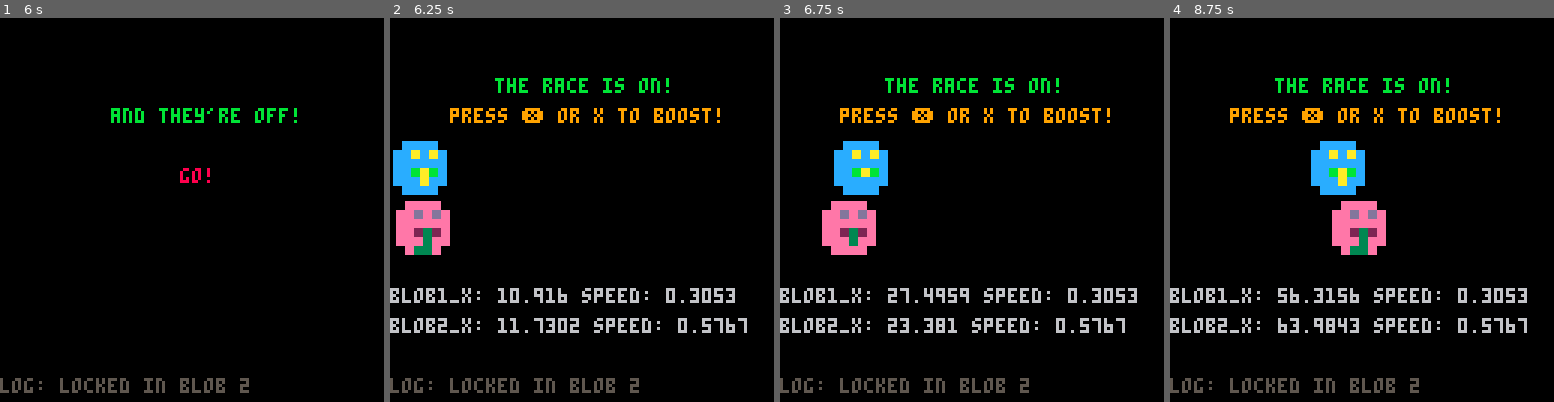
Above: before the commit, frames 1-4 (left to right).
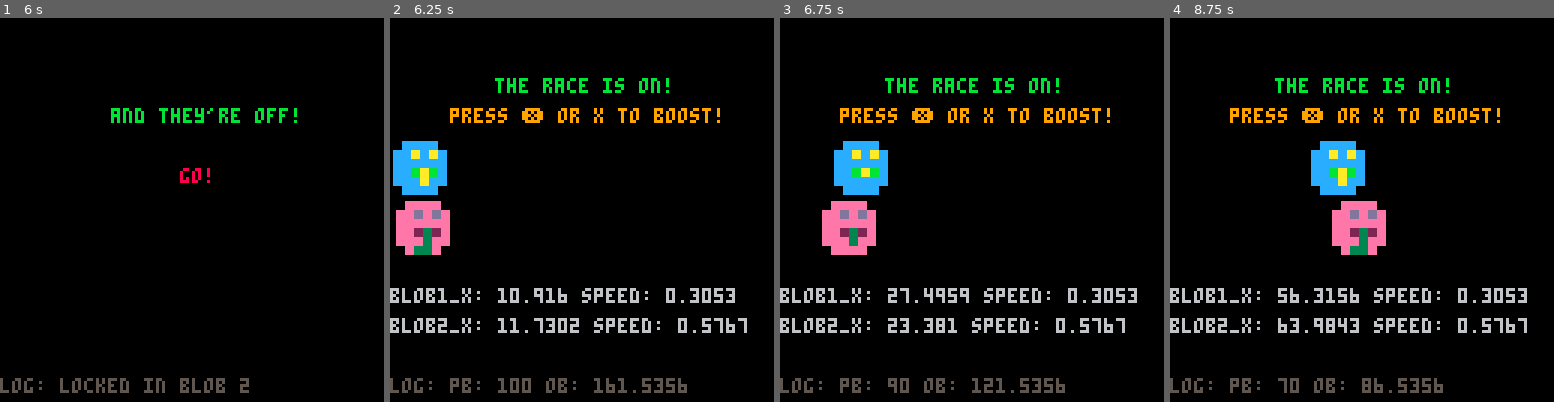
Above: after the commit, the same moments.

Repository: geopet/formula-blob
Game: PICO-8 cartridge blob_race.p8
The game is run twice, just before and just after one commit, with the same random seed, the same clock (stepped at 60 frames per second) and the same inputs.
Inputs:
- Up to frame 1 (6 s): tap X (X key) at 0.33, 1.07, 1.85, 2.97, 4.08, 5.2 s; tap O (Z key) at 0.7, 1.7, 2.1, 2.5, 2.9, 3.3, 3.7, 4.1, 4.5, 4.9, 5.3, 5.7 s; hold Right 1.6-2.1 s; hold Right 2.47-3.03 s; hold Left 3.08-3.58 s; hold Right 4.02-4.68 s; hold Left 5.08-5.68 s
- Up to frame 2 (6.25 s): hold Right from 6.08 s (still down); tap O (Z key) at 6.1 s
- Up to frame 3 (6.75 s): tap X (X key) at 6.32 s; tap O (Z key) at 6.5 s; release Right at 6.58 s; hold Right from 6.63 s (still down)
- Up to frame 4 (8.75 s): tap O (Z key) every 0.4 s from 6.9 to 8.5 s; release Right at 7.13 s; tap X (X key) at 7.43, 8.55 s; hold Right 7.5-8.07 s; hold Left 8.12-8.62 s

Frame 1 is identical in both runs. In frame 2, 1.0% of the frame differs, in the area x 16-78%, y 93-98%; in frame 3, 0.7%; in frame 4, 0.8%.

Commit message:
feature(boost bonus): apply boost bonus
This commit adds the first iteration on the boost bonus. It feels like
it'll need some tweaks, but this definitely feels like a good first
attempt.

Diff:
--- a/blob_race.p8
+++ b/blob_race.p8
@@ -55,6 +55,7 @@
 
     boost_meter = {
         fastest_blob = nil,
+        bonus = nil,
         player = nil,
         opponent = nil
     }
@@ -104,7 +105,9 @@
         -- testing values
         -- blob1_speed = 0.1
         -- blob2_speed = 0.1
+
         set_fastest_blob(blob1_speed, blob2_speed)
+        calculate_boost_bonus(blob1_speed, blob2_speed)
         set_win_probability()
         state = "choose"
     elseif (state == "choose") then
@@ -177,6 +180,8 @@
         opponent_boost_cooldown_check()
         update_blobs_speed()
         win_condition_check()
+
+        log_msg = "pb: " .. player_boost.meter .. " ob: " .. opponent_boost.meter
 
     elseif (state == "result") then
         if (btnp(4) and game_over) then
@@ -358,24 +363,34 @@
     end
 end
 
+function calculate_boost_bonus(blob1_speed, blob2_speed)
+    local average
+    local gap
+    local percent_diff
+
+    average = (blob1_speed + blob2_speed) / 2
+    gap = abs(blob1_speed - blob2_speed)
+    percent_diff = gap / average
+    boost_meter.bonus = percent_diff * 100
+end
+
 function boost_balance(blob1_speed, blob2_speed)
     local boost_base = 100
-    local boost_bonus = 100
 
     if (selected_blob == 1) then
         if (boost_meter.fastest_blob == 1) then
             boost_meter.player = boost_base
-            boost_meter.opponent = boost_base + boost_bonus
-        else
-            boost_meter.player = boost_base + boost_bonus
+            boost_meter.opponent = boost_base + boost_meter.bonus
+        else
+            boost_meter.player = boost_base + boost_meter.bonus
             boost_meter.opponent = boost_base
         end
     elseif (selected_blob == 2) then
         if (boost_meter.fastest_blob == 2) then
             boost_meter.player = boost_base
-            boost_meter.opponent = boost_base + boost_bonus
-        else
-            boost_meter.player = boost_base + boost_bonus
+            boost_meter.opponent = boost_base + boost_meter.bonus
+        else
+            boost_meter.player = boost_base + boost_meter.bonus
             boost_meter.opponent = boost_base
         end
     end
